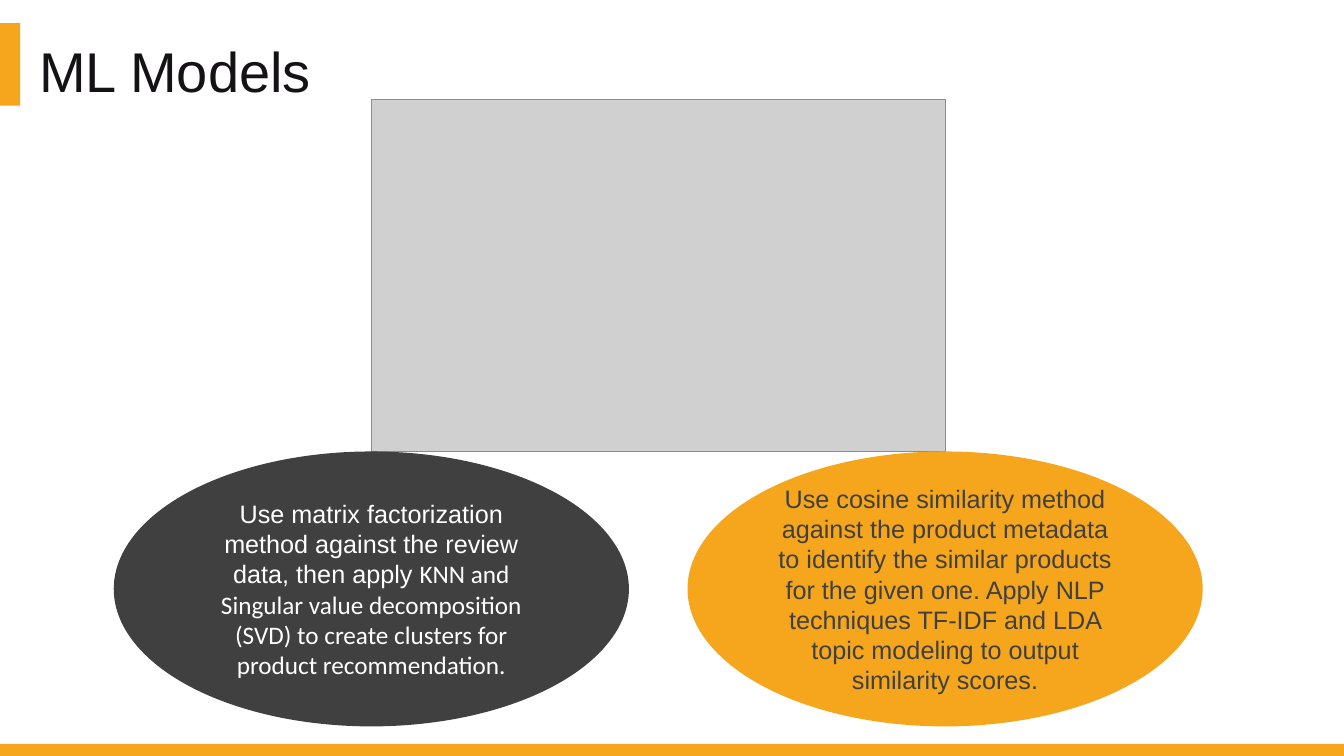
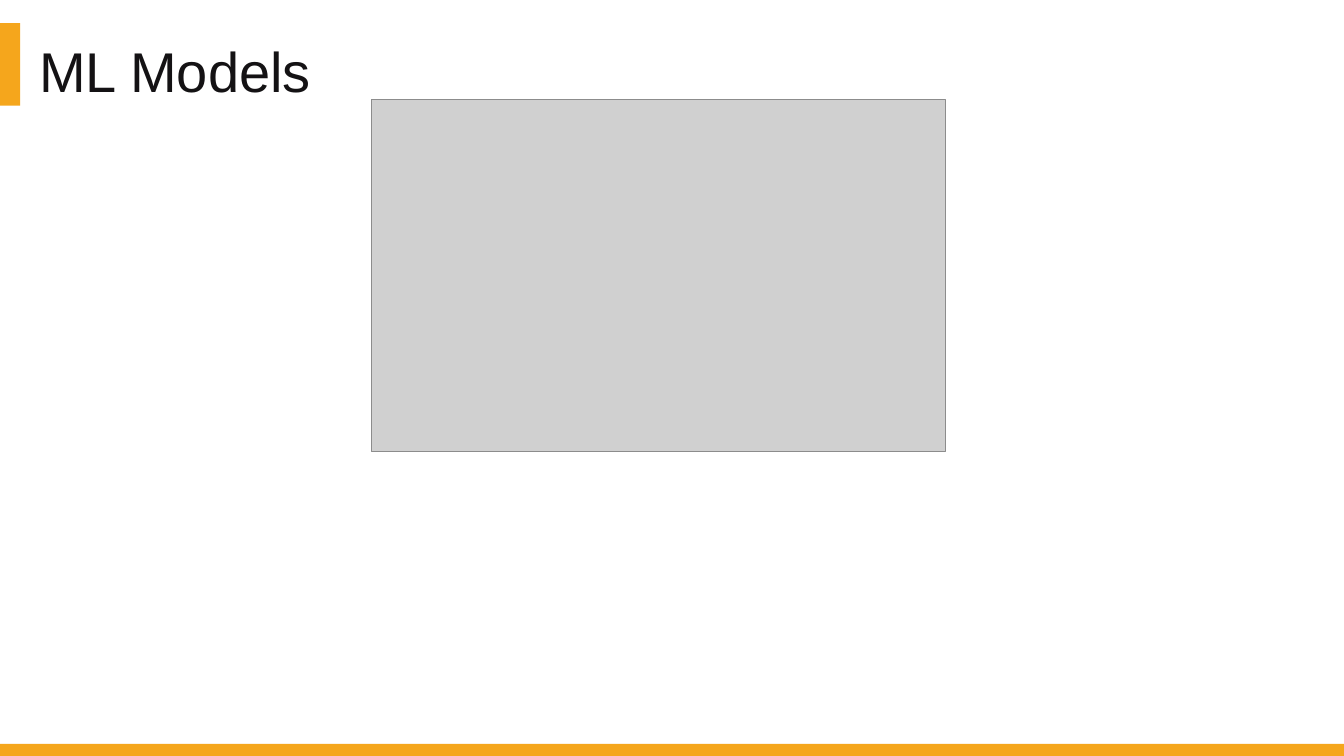
Before and after one commit to DATA-606-SPRING-2022/Jin_DATA606, a slide deck: slide 33 of presentation/Project_Presentation_Final.pptx (slide 28 before the commit). Drawn at 1344x756 pixels with LibreOffice and Linux fonts; fonts in the diff are those of the drawing; grey boxes stand for pictures. Boxes give left, top, right and bottom in pixels: in the first picture for what was removed or moved away, otherwise in the second. Text is boxed around its words. In the diff, an @@ line names an element or a change of style, - is before the commit and + after.

```diff
--- a/presentation/Project_Presentation_Final.pptx
+++ b/presentation/Project_Presentation_Final.pptx
@@ ellipse removed at (114,452,629,727) @@
-Use matrix factorization method against the review data, then apply KNN and Singular value decomposition (SVD) to create clusters for product recommendation.
@@ ellipse removed at (688,452,1203,727) @@
-Use cosine similarity method against the product metadata to identify the similar products for the given one. Apply NLP techniques TF-IDF and LDA topic modeling to output similarity scores.
```
Also in this commit, not shown: 8 other slides changed, 6 slides added, 4 slides removed, 4 other files.
